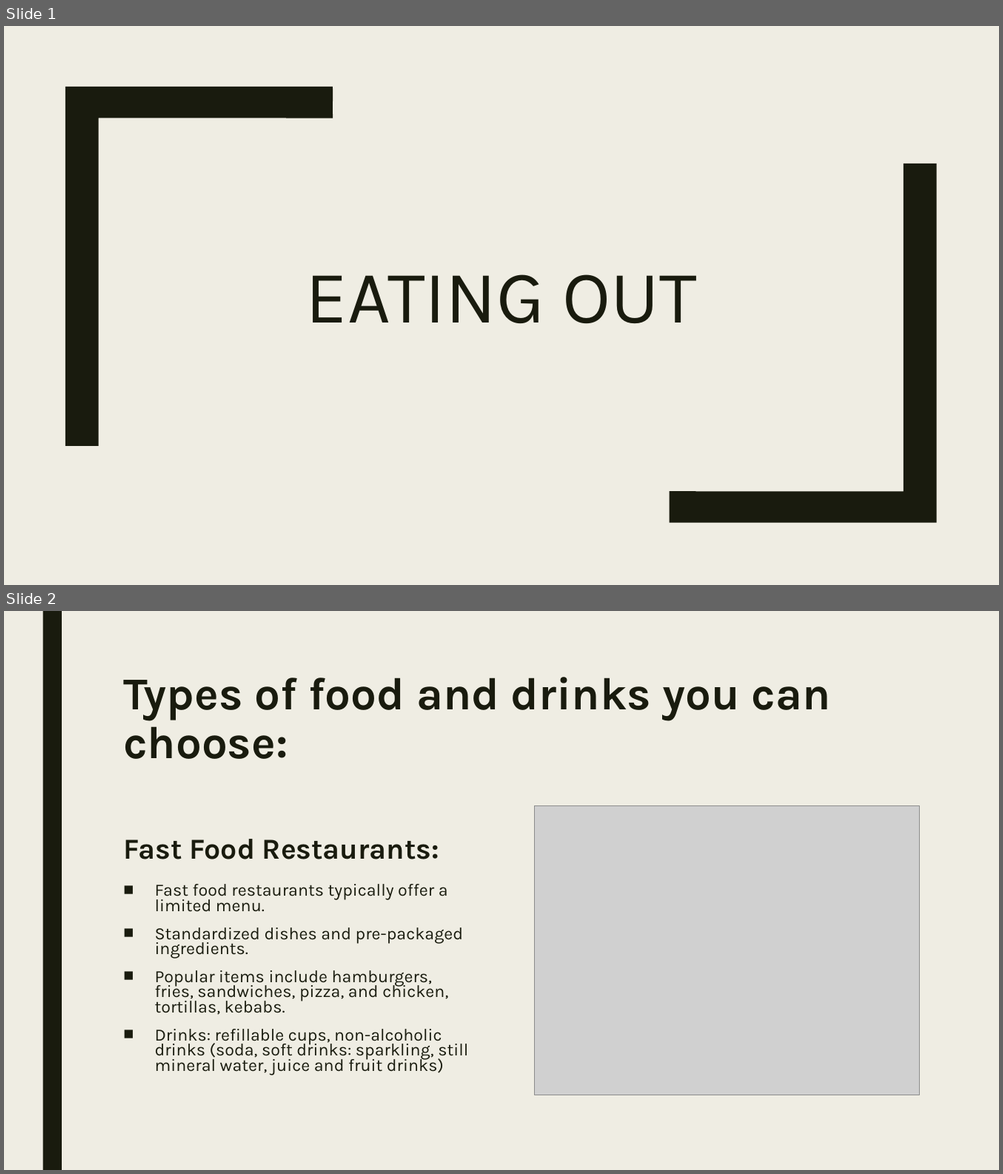
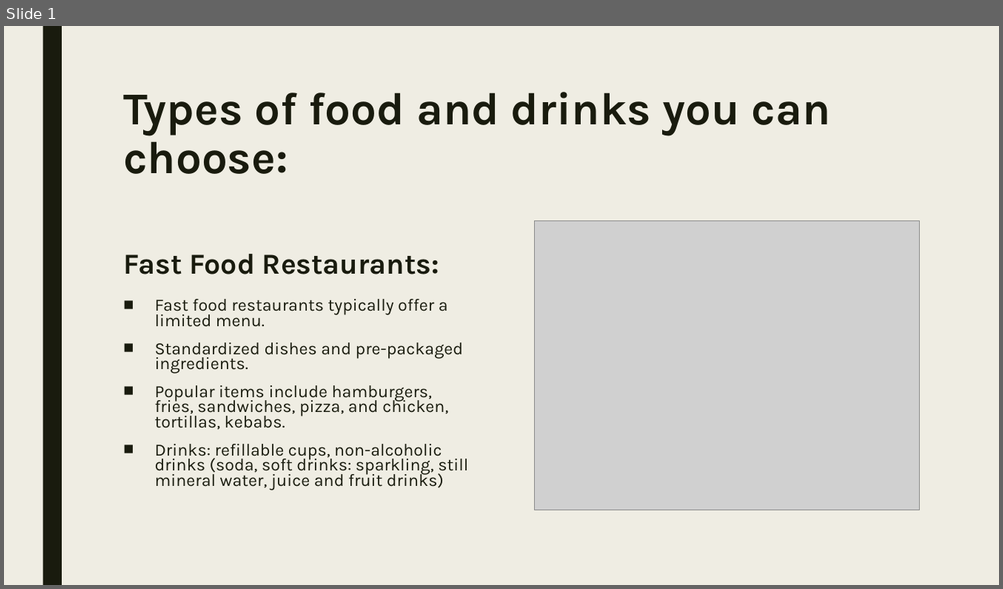
Before and after one commit to Palacsinta002/12.C_Erettsegi, a slide deck: Angol/Eatingout_MB_PZS_SZR.pptx. Shown one above the other, each under a label of ours: slides 1 and 2 before the commit, slide 1 after it. The pictures are 1003x1174 and 1003x589 pixels, drawn with LibreOffice and Linux fonts; fonts in the diff are those of the drawing; grey boxes stand for pictures. Boxes give left, top, right and bottom in pixels: in the first picture for what was removed or moved away, otherwise in the second. Text is boxed around its words. In the diff, an @@ line names an element or a change of style, - is before the commit and + after.

```diff
--- a/Angol/Eatingout_MB_PZS_SZR.pptx
+++ b/Angol/Eatingout_MB_PZS_SZR.pptx
@@ slide 1 removed at <box>4,26,999,585</box>, background #EFEDE3 @@
@@ freeform shape removed at <box>65,87,333,446</box> @@
@@ freeform shape removed at <box>669,164,936,523</box> @@
@@ title removed at <box>306,275,697,324</box> @@
-EATING OUT
@@ what was slide 2 is now slide 1 @@
```
Also in this commit, not shown: 1 other slide removed, 6 other files.
